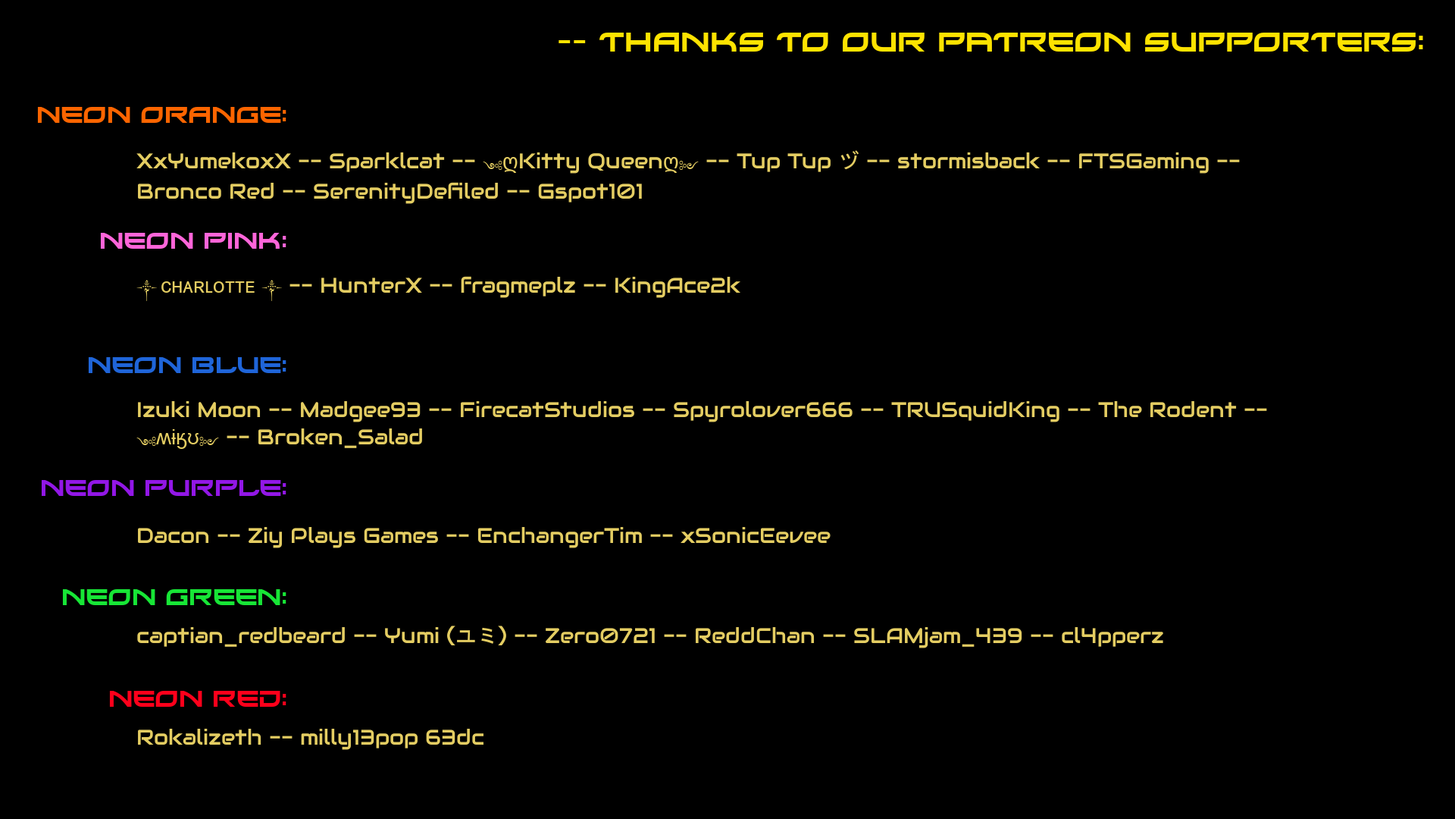
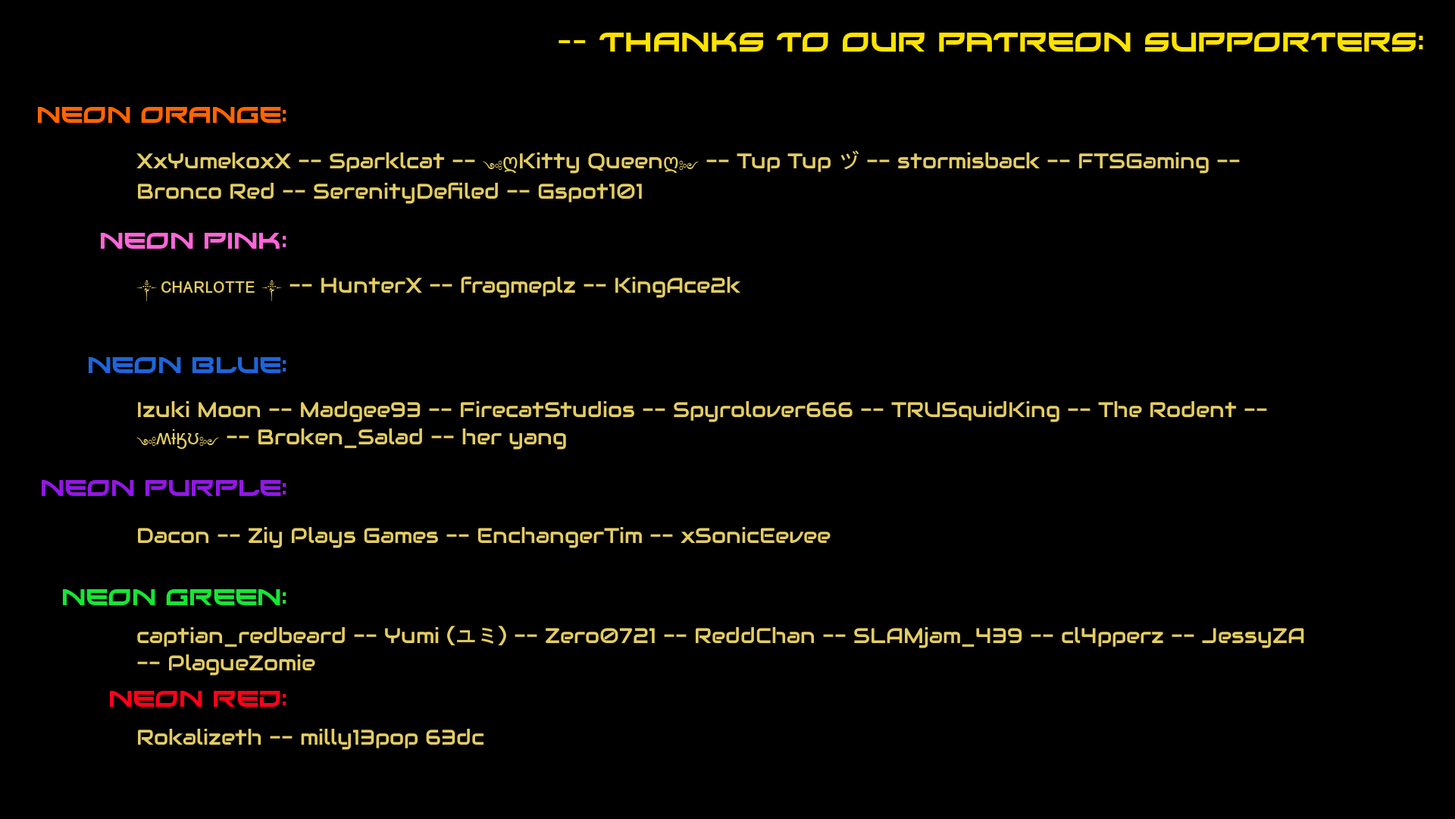
Revision of a layered 1455×819 image; what changed, layer by layer:
painted on "captian_redbeard -- Yumi (ユミ) ..." over (137, 627, 1305, 676)
painted on "Izuki Moon -- Madgee93 -- Fire..." over (431, 427, 567, 450)
